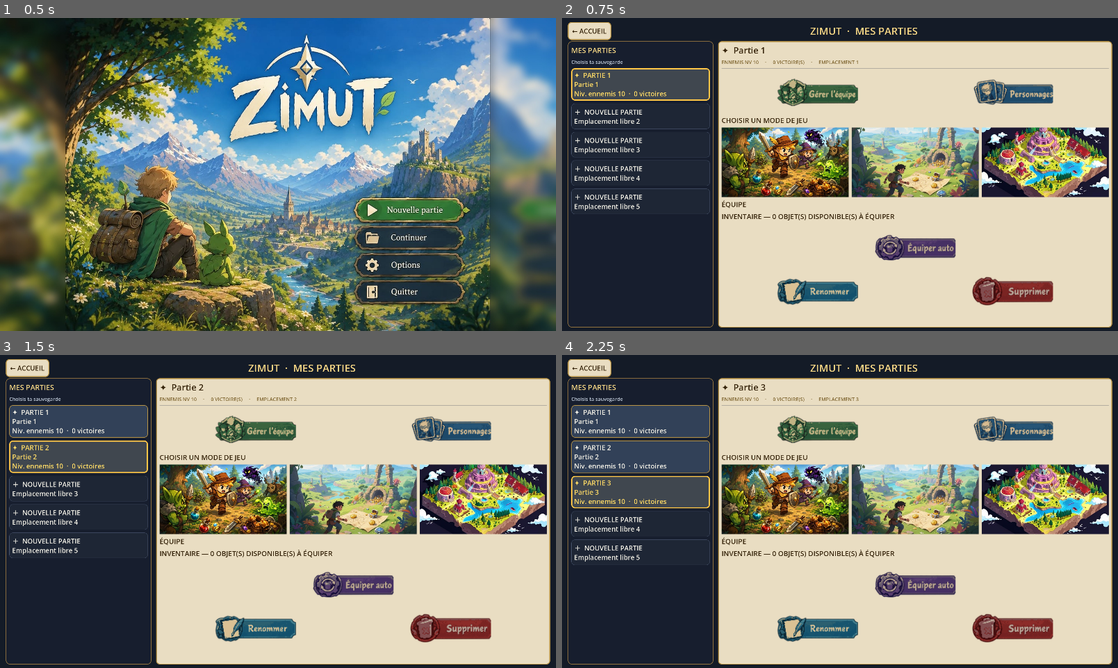
Above: before the commit, frames 1-4 (two rows, left to right).
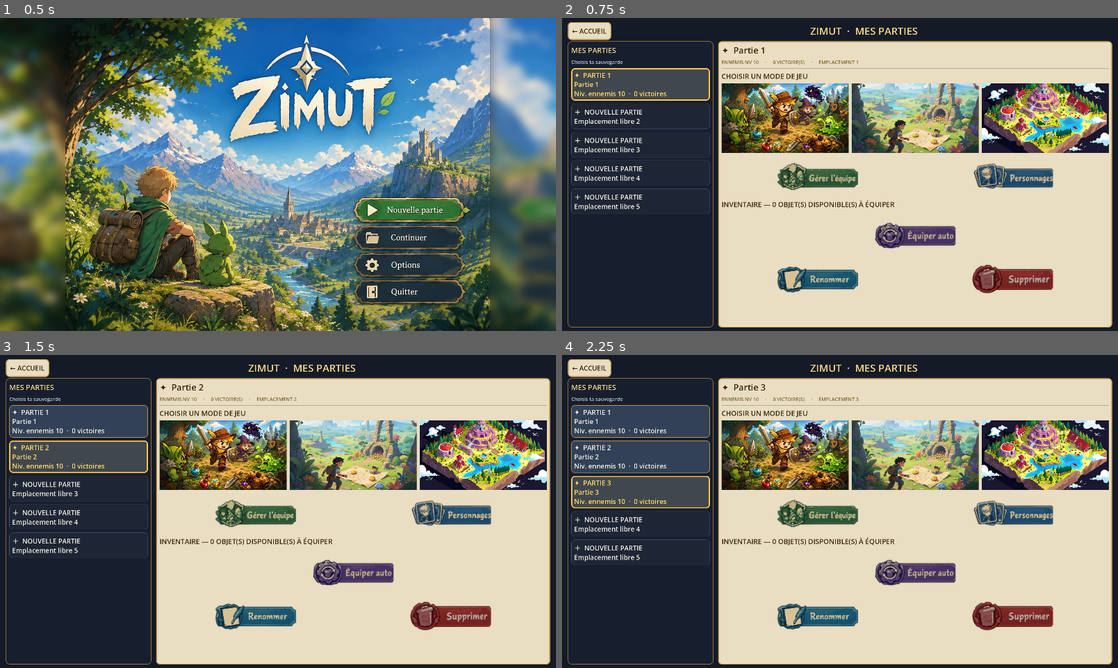
Above: after the commit, the same moments.

Repository: CharlieG42/Zimut
Game: Godot game, scene res://scenes/MainMenu.tscn
Same seed, same stepped clock (60 frames per second), same inputs: the game is played once before the commit and once after it.
Inputs (mouse positions are in pixels of both pictures, inside the frame that each line leads up to):
- Up to frame 1 (0.5 s): no input
- Up to frame 2 (0.75 s): click (973, 208) at 0.5 s
- Up to frame 3 (1.5 s): click "＋ NOUVELLE PARTIE Emplacement…" at 1.25 s
- Up to frame 4 (2.25 s): click "＋ NOUVELLE PARTIE Emplacement…" at 2 s

Frame 1 is identical in both runs. In frame 2, 29% of the frame differs, in the area x 28-99%, y 17-92%; in frame 3, 29%; in frame 4, 29%.

Commit message:
SaveSlotsUI : modes de jeu en premier, suppression de la zone Équipe
- Zone de droite : les 3 modes de jeu apparaissent dès la première ligne,
  suivis des boutons Gérer l'Équipe et Personnages.
- Suppression de la section « ÉQUIPE » (et de _equip_summary, inutilisé).

Co-authored-by: CharlieG42 <CharlieG42@users.noreply.github.com>

Diff:
--- a/prototype/zimut/scripts/SaveSlotsUI.gd
+++ b/prototype/zimut/scripts/SaveSlotsUI.gd
@@ -324,31 +324,6 @@
 	_detail_box.add_child(summary)
 	_detail_box.add_child(_section_separator())
 
-	# Actions principales sur une même ligne : les PNG sont plus lisibles et
-	# prennent moins de hauteur que deux grands boutons empilés.
-	var top_actions := HBoxContainer.new()
-	top_actions.size_flags_horizontal = Control.SIZE_EXPAND_FILL
-	top_actions.add_theme_constant_override("separation", 10)
-	_detail_box.add_child(top_actions)
-
-	var team_btn := _action_button("team", "Gérer l'équipe (libre à chaque combat)", COL_TXT)
-	team_btn.pressed.connect(func() -> void:
-		get_tree().change_scene_to_file("res://scenes/TeamSelection.tscn"))
-	team_btn.size_flags_horizontal = Control.SIZE_EXPAND_FILL
-	top_actions.add_child(team_btn)
-
-	var chars_btn := _action_button("chars", "PERSONNAGES — niveaux et caractéristiques", COL_TXT)
-	chars_btn.pressed.connect(func() -> void:
-		var ui: CanvasLayer = (load("res://scripts/CharacterSheetUI.gd") as GDScript).new()
-		ui.layer = 10
-		add_child(ui)
-		ui.closed.connect(func() -> void:
-			ui.queue_free()
-			_show_detail(ProgressionManager.load_save(slot), slot))
-		ui.open(_current, slot))
-	chars_btn.size_flags_horizontal = Control.SIZE_EXPAND_FILL
-	top_actions.add_child(chars_btn)
-
 	# Les trois modes utilisent la même sauvegarde : roster, XP, caractéristiques,
 	# sorts, équipement et inventaire ne sont jamais dupliqués par mode.
 	var mode_lbl := Label.new()
@@ -379,20 +354,30 @@
 		Color(0.62, 0.25, 0.20), true, func() -> void:
 			_launch_campaign_mode("conquest", "res://scenes/ConquestMap.tscn", slot)))
 
-	var team: Array = data.get("team", [])
-	var team_lbl := Label.new()
-	team_lbl.text = "ÉQUIPE"
-	team_lbl.add_theme_font_size_override("font_size", _ui_font(21))
-	team_lbl.add_theme_color_override("font_color", COL_TXT)
-	_detail_box.add_child(team_lbl)
-	for i: int in range(team.size()):
-		var m: Dictionary = team[i]
-		var row := Label.new()
-		row.text = "  %s niv %d — %d objet(s) équipé(s)" % [m.get("classe", "?"),
-			ProgressionManager.member_level(data, String(m.get("classe", ""))), _equip_summary(m).size()]
-		row.add_theme_font_size_override("font_size", _ui_font(18))
-		row.add_theme_color_override("font_color", COL_TXT)
-		_detail_box.add_child(row)
+	# Actions principales sur une même ligne : les PNG sont plus lisibles et
+	# prennent moins de hauteur que deux grands boutons empilés.
+	var top_actions := HBoxContainer.new()
+	top_actions.size_flags_horizontal = Control.SIZE_EXPAND_FILL
+	top_actions.add_theme_constant_override("separation", 10)
+	_detail_box.add_child(top_actions)
+
+	var team_btn := _action_button("team", "Gérer l'équipe (libre à chaque combat)", COL_TXT)
+	team_btn.pressed.connect(func() -> void:
+		get_tree().change_scene_to_file("res://scenes/TeamSelection.tscn"))
+	team_btn.size_flags_horizontal = Control.SIZE_EXPAND_FILL
+	top_actions.add_child(team_btn)
+
+	var chars_btn := _action_button("chars", "PERSONNAGES — niveaux et caractéristiques", COL_TXT)
+	chars_btn.pressed.connect(func() -> void:
+		var ui: CanvasLayer = (load("res://scripts/CharacterSheetUI.gd") as GDScript).new()
+		ui.layer = 10
+		add_child(ui)
+		ui.closed.connect(func() -> void:
+			ui.queue_free()
+			_show_detail(ProgressionManager.load_save(slot), slot))
+		ui.open(_current, slot))
+	chars_btn.size_flags_horizontal = Control.SIZE_EXPAND_FILL
+	top_actions.add_child(chars_btn)
 
 	var inv: Array = data.get("inventory", [])
 	var inv_lbl := Label.new()
@@ -542,9 +527,6 @@
 		b.mouse_entered.connect(func() -> void: art.modulate = Color(1.12, 1.12, 1.12, 1.0))
 		b.mouse_exited.connect(func() -> void: art.modulate = Color.WHITE)
 	return b
-
-func _equip_summary(m: Dictionary) -> Dictionary:
-	return m.get("equipment", {})
 
 const COL_DISABLED_BG := Color(0.14, 0.16, 0.22, 0.85)
 const COL_DISABLED_BORDER := Color(0.28, 0.31, 0.39, 1.0)
